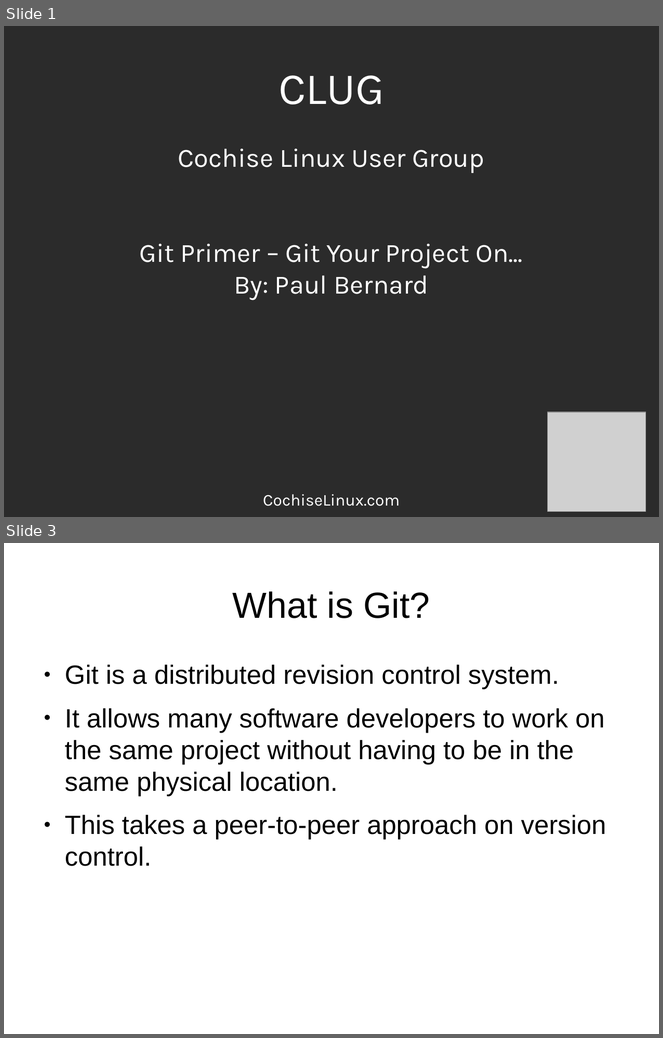
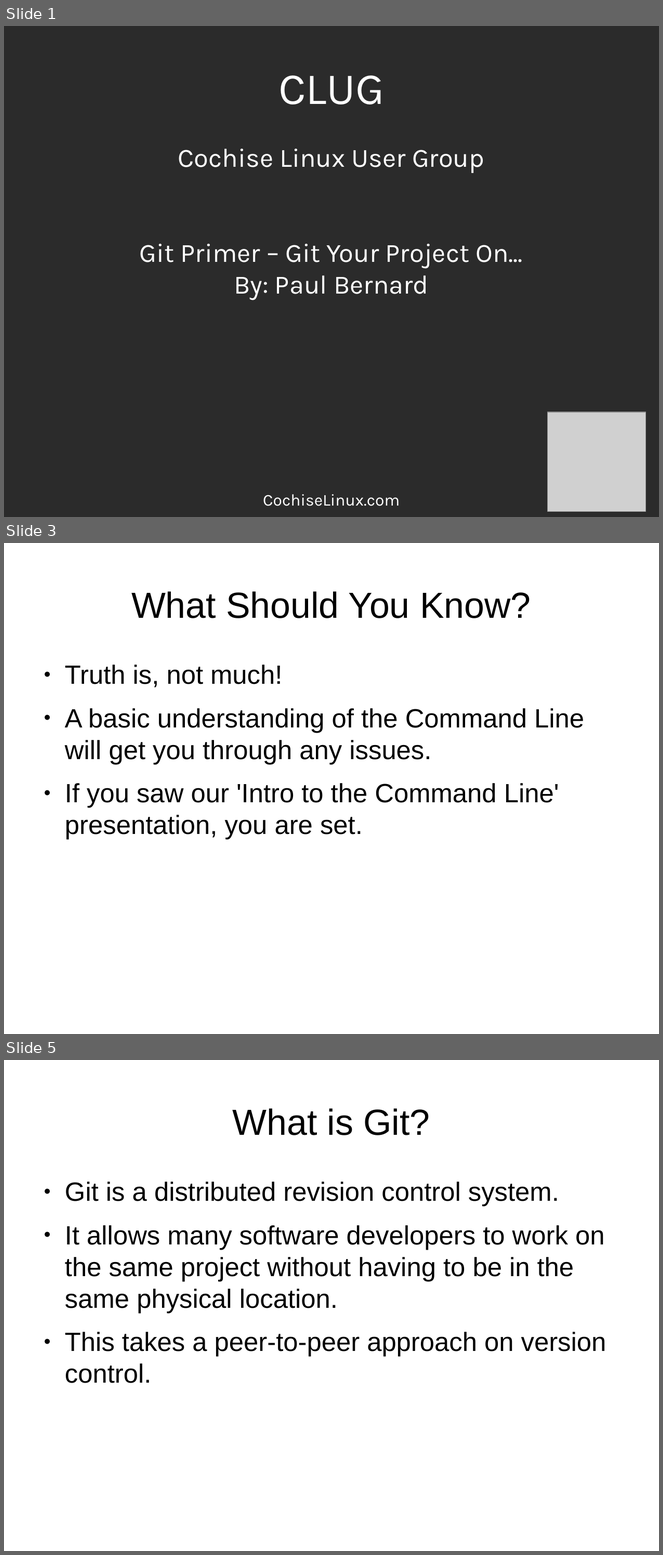
Before and after one commit to CochiseLinuxUsersGroup/Presentations, a slide deck: Git_Primer/Git_Primer.odp. Shown one above the other, each under a label of ours: slides 1 and 3 before the commit, slides 1, 3 and 5 after it; the slides between them are not shown. The pictures are 663x1038 and 663x1555 pixels, drawn with LibreOffice and Linux fonts; fonts in the diff are those of the drawing; grey boxes stand for pictures; background and template pictures are left out; a plain dark background stands for a picture behind light text. Boxes give left, top, right and bottom in pixels: in the first picture for what was removed or moved away, otherwise in the second. Text is boxed around its words. In the diff, an @@ line names an element or a change of style, - is before the commit and + after.

```diff
--- a/Git_Primer/Git_Primer.odp
+++ b/Git_Primer/Git_Primer.odp
@@ slide 3 added at [4,543,659,1034], background #FFFFFF @@
@@ title added at [131,591,531,618], 44 pt, text #000000 @@
+What Should You Know?
@@ text added at [65,665,584,840], 32 pt, text #000000 @@
+● Truth is, not much!
+● A basic understanding of the Command Line will get you through any issues.
+● If you saw our 'Intro to the Command Line' presentation, you are set.
@@ what was slide 3 is now slide 5 @@
```
Also in this commit, not shown: 2 slides changed, 4 other slides added, 1 slide removed.
